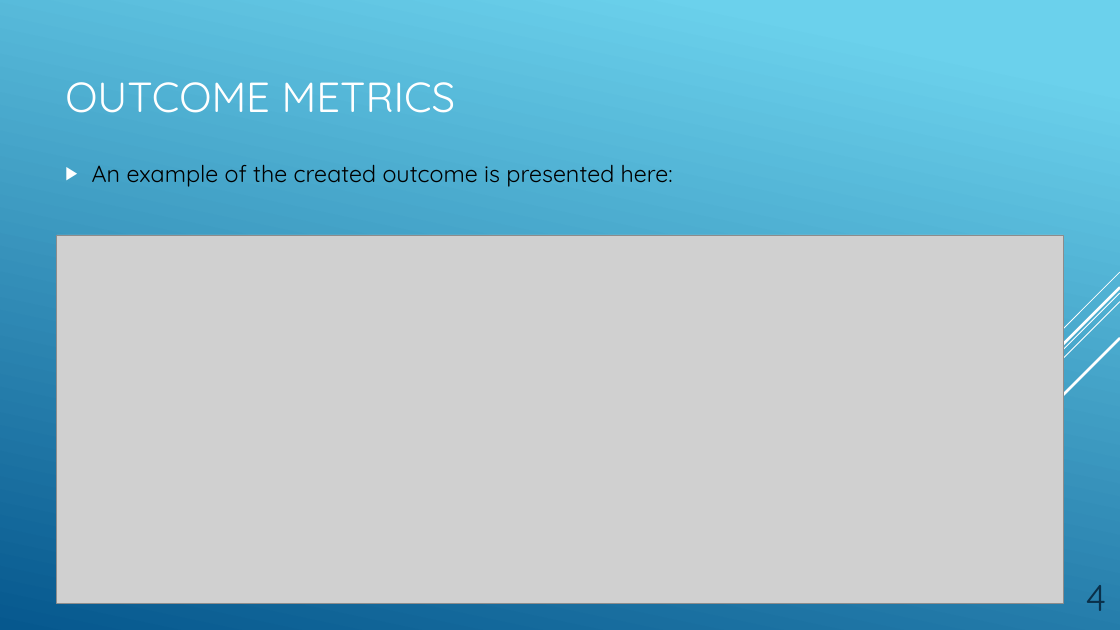
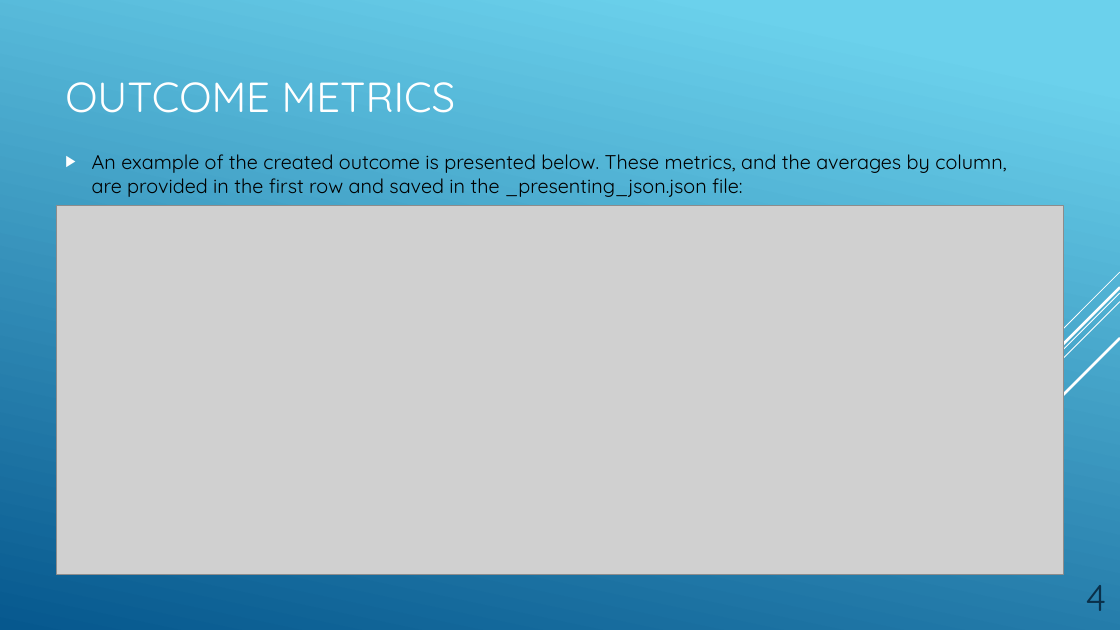
Before and after one commit to TimJN17/spack-monitor-nlp, a slide deck: slide 4 of spacy-tokens/tokenization_presentation_deck.pptx. Drawn at 1120x630 pixels with LibreOffice and Linux fonts; fonts in the diff are those of the drawing; grey boxes stand for pictures. Boxes give left, top, right and bottom in pixels: in the first picture for what was removed or moved away, otherwise in the second. Text is boxed around its words. In the diff, an @@ line names an element or a change of style, - is before the commit and + after.

```diff
--- a/spacy-tokens/tokenization_presentation_deck.pptx
+++ b/spacy-tokens/tokenization_presentation_deck.pptx
@@ text at (92, 154, 1006, 197): text changed; size 20 to 17 pt @@
-▶ An example of the created outcome is presented here:
+▶ An example of the created outcome is presented below. These metrics, and the averages by column, are provided in the first row and saved in the _presenting_json.json file:
@@ picture: place and size @@
-picture at (57, 235, 1064, 604)
+picture at (57, 206, 1064, 575)
```
Also in this commit, not shown: 3 other slides changed, 2 slides added, 8 other files.
